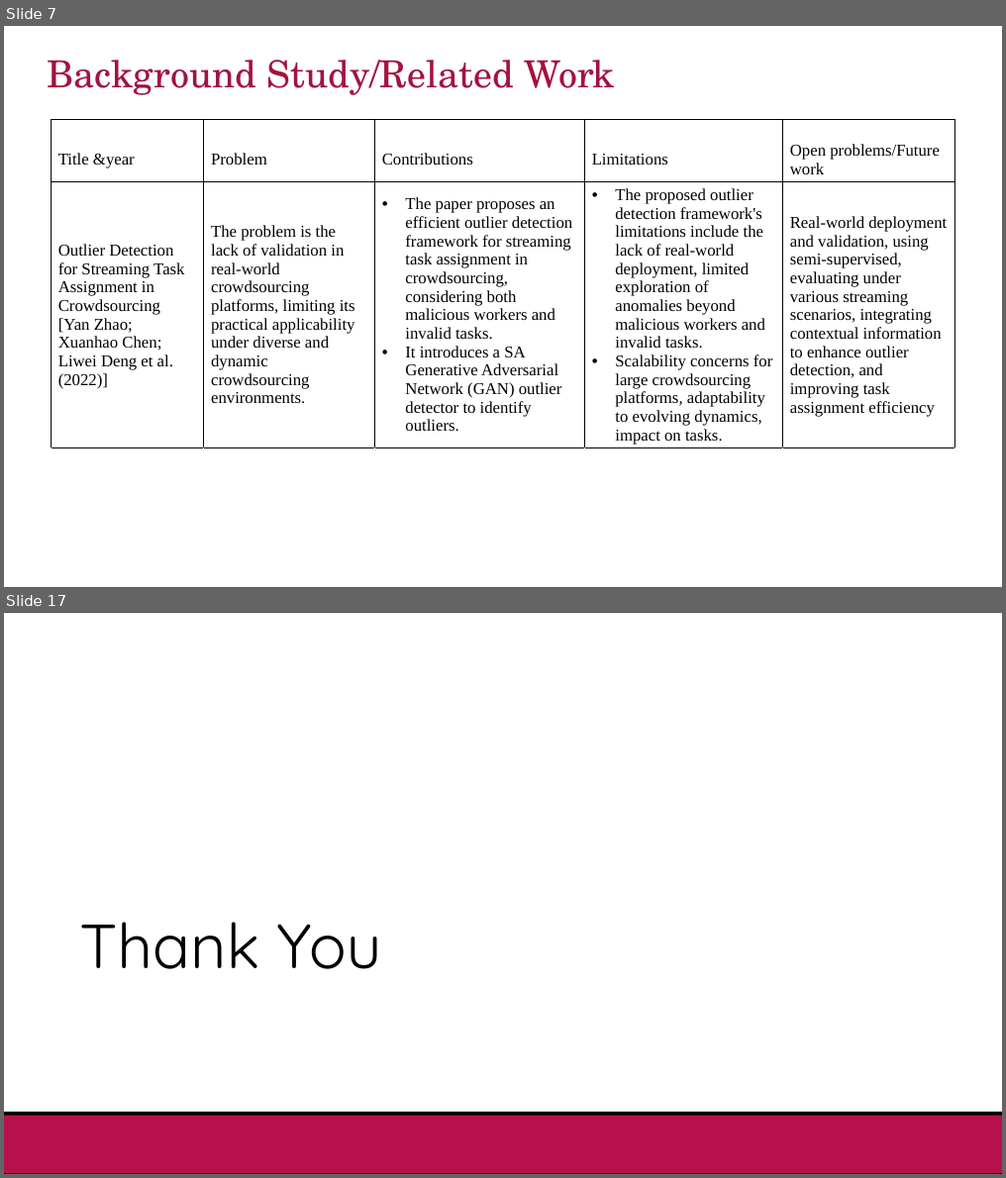
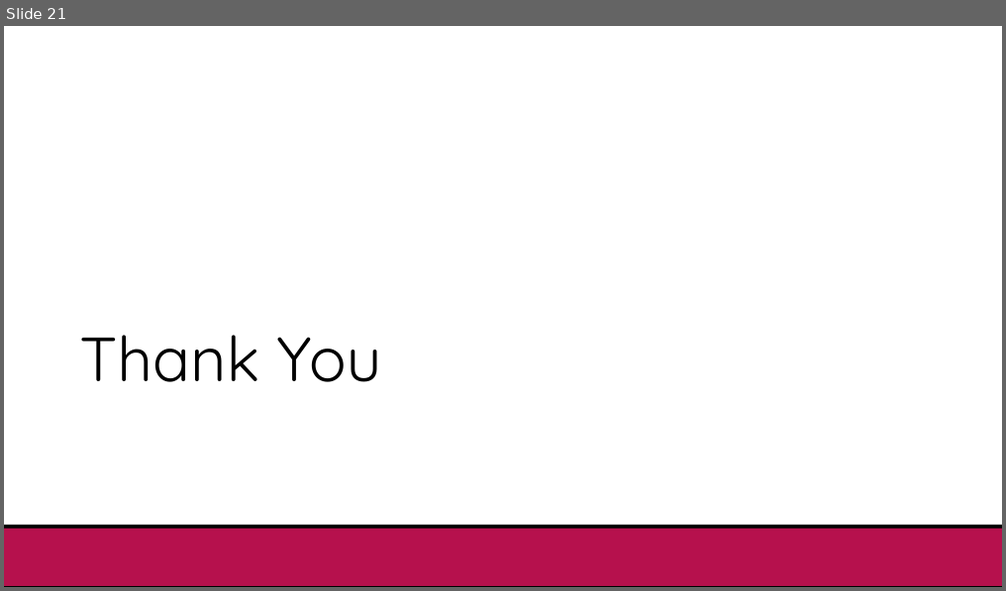
Before and after one commit to manikantathota23/Effective-Task-Allocation-and-Failure-detection, a slide deck: Documentation/First_review_D6.pptx. Shown one above the other, each under a label of ours: slides 7 and 17 before the commit, slide 21 after it; the slides between them are not shown. The pictures are 1006x1178 and 1006x591 pixels, drawn with LibreOffice and Linux fonts; fonts in the diff are those of the drawing; background and template pictures are left out. Boxes give left, top, right and bottom in pixels: in the first picture for what was removed or moved away, otherwise in the second. Text is boxed around its words. In the diff, an @@ line names an element or a change of style, - is before the commit and + after.

```diff
--- a/Documentation/First_review_D6.pptx
+++ b/Documentation/First_review_D6.pptx
@@ slide 7 removed at (4, 26, 1002, 587), background #FFFFFF @@
@@ title removed at (48, 60, 615, 95) @@
-Background Study/Related Work
@@ table removed at (51, 119, 954, 519), 3 rows, 5 columns @@
-Title &year | Problem | Contributions | Limitations | Open problems/Future work
-Outlier Detection for Streaming Task Assignment in Crowdsourcing [Yan Zhao; Xuanhao Chen; Liwei Deng et al.(2022)] | The problem is the lack of validation in real-world crowdsourcing platforms, limiting its practical applicability under diverse and dynamic crowdsourcing environments. | The paper proposes an efficient outlier detection framework for streaming task assignment in crowdsourcing, considering both malicious workers and invalid tasks. / It introduces a SA Generative Adversarial Network (GAN) outlier detector to identify outliers. | The proposed outlier detection framework's limitations include the lack of real-world deployment, limited exploration of anomalies beyond malicious workers and invalid tasks. / Scalability concerns for large crowdsourcing platforms, adaptability to evolving dynamics, impact on tasks. | Real-world deployment and validation, using semi-supervised, evaluating under various streaming scenarios, integrating contextual information to enhance outlier detection, and improving task assignment efficiency
- |  |  |  | 
@@ what was slide 17 is now slide 21 @@
```
Also in this commit, not shown: 5 slides changed, 15 slides added, 10 other slides removed, 2 other files.
